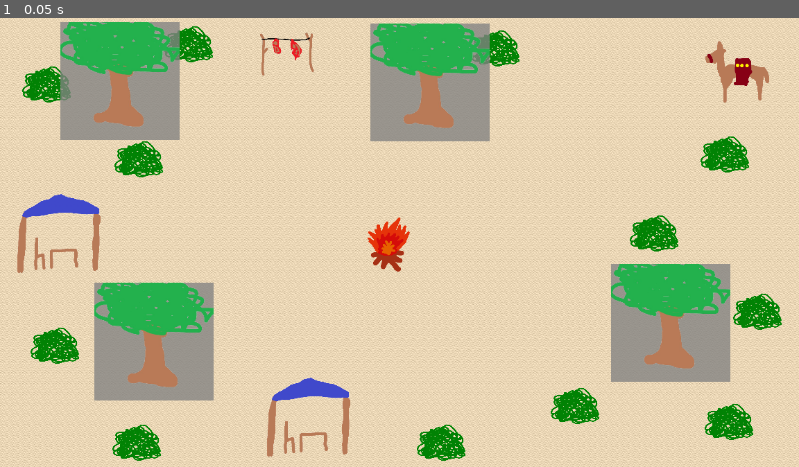
Above: before the commit, frame 1.
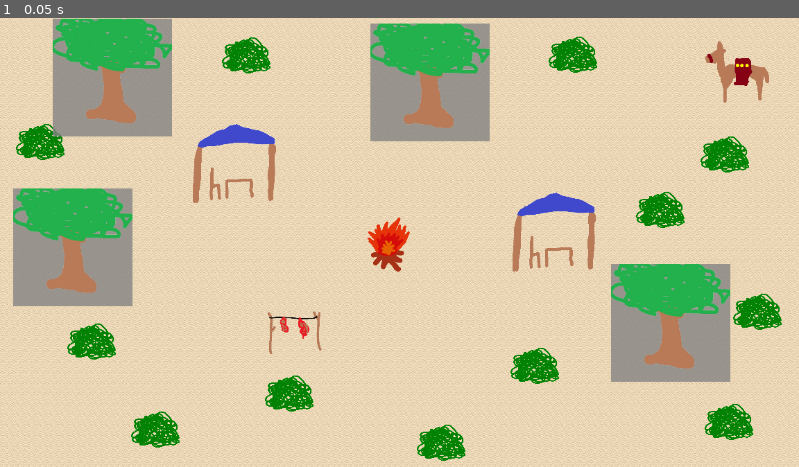
Above: after the commit, the same moment.

Repository: LBranco27/caminhos_de_maria_bonita
Game: Godot game, scene res://scenes/main/camp/acampamento.tscn
The game is run twice, just before and just after one commit, with the same random seed, the same clock (stepped at 60 frames per second) and the same inputs. Before the commit the project starts from res://scenes/game/acampamento.tscn.
Inputs:
- Up to frame 1 (0.05 s): no input

The runs differ from the first frame. In frame 1, 16% of the frame differs, in the area x 1-86%, y 0-99%.

Commit message:
Mudando a disposição e endereço
Endereço da cena foi alterado assim como a disposição dos objetos no cenário.

Diff:
--- a/scenes/game/acampamento.tscn
+++ b/scenes/main/camp/acampamento.tscn
@@ -2577,115 +2577,101 @@
 
 [node name="Moita" type="Sprite2D" parent="Objetos/Moitas" unique_id=1567003078]
 modulate = Color(6.208867e-06, 0.73939544, 0.045022838, 1)
-position = Vector2(80, 471.00003)
+position = Vector2(133, 465.00003)
 scale = Vector2(0.1209502, 0.09848816)
-texture = ExtResource("3_8og13")
+texture = ExtResource("3_q0j8p")
 
 [node name="Moita2" type="Sprite2D" parent="Objetos/Moitas" unique_id=507101412]
 modulate = Color(6.208867e-06, 0.73939544, 0.045022838, 1)
-position = Vector2(197.99998, 611)
+position = Vector2(224.99998, 592.00006)
 scale = Vector2(0.1209502, 0.09848816)
-texture = ExtResource("3_8og13")
+texture = ExtResource("3_q0j8p")
 
 [node name="Moita3" type="Sprite2D" parent="Objetos/Moitas" unique_id=834967036]
 modulate = Color(6.208867e-06, 0.73939544, 0.045022838, 1)
-position = Vector2(68, 94.00001)
+position = Vector2(59, 177)
 scale = Vector2(0.1209502, 0.09848816)
-texture = ExtResource("3_8og13")
+texture = ExtResource("3_q0j8p")
 
 [node name="Moita4" type="Sprite2D" parent="Objetos/Moitas" unique_id=1125090515]
 modulate = Color(6.208867e-06, 0.73939544, 0.045022838, 1)
-position = Vector2(273, 36.00003)
+position = Vector2(355.99997, 52)
 scale = Vector2(0.1209502, 0.09848816)
-texture = ExtResource("3_8og13")
+texture = ExtResource("3_q0j8p")
 
 [node name="Moita5" type="Sprite2D" parent="Objetos/Moitas" unique_id=1017806896]
 modulate = Color(6.208867e-06, 0.73939544, 0.045022838, 1)
-position = Vector2(200.99998, 202.00002)
+position = Vector2(418, 540)
 scale = Vector2(0.1209502, 0.09848816)
-texture = ExtResource("3_8og13")
+texture = ExtResource("3_q0j8p")
 
 [node name="Moita6" type="Sprite2D" parent="Objetos/Moitas" unique_id=516698325]
 modulate = Color(6.208867e-06, 0.73939544, 0.045022838, 1)
-position = Vector2(829.99994, 558)
+position = Vector2(771.99994, 500)
 scale = Vector2(0.1209502, 0.09848816)
-texture = ExtResource("3_8og13")
+texture = ExtResource("3_q0j8p")
 
 [node name="Moita7" type="Sprite2D" parent="Objetos/Moitas" unique_id=1746744234]
 modulate = Color(6.208867e-06, 0.73939544, 0.045022838, 1)
 position = Vector2(1093, 422.00003)
 scale = Vector2(0.1209502, 0.09848816)
-texture = ExtResource("3_8og13")
+texture = ExtResource("3_q0j8p")
 
 [node name="Moita8" type="Sprite2D" parent="Objetos/Moitas" unique_id=1948132053]
 modulate = Color(6.208867e-06, 0.73939544, 0.045022838, 1)
-position = Vector2(715, 42)
+position = Vector2(827, 51.000004)
 scale = Vector2(0.1209502, 0.09848816)
-texture = ExtResource("3_8og13")
+texture = ExtResource("3_q0j8p")
 
 [node name="Moita9" type="Sprite2D" parent="Objetos/Moitas" unique_id=820344957]
 modulate = Color(6.208867e-06, 0.73939544, 0.045022838, 1)
 position = Vector2(1052, 581)
 scale = Vector2(0.1209502, 0.09848816)
-texture = ExtResource("3_8og13")
+texture = ExtResource("3_q0j8p")
 
 [node name="Moita10" type="Sprite2D" parent="Objetos/Moitas" unique_id=1374021713]
 modulate = Color(6.208867e-06, 0.73939544, 0.045022838, 1)
-position = Vector2(944, 309)
+position = Vector2(952.99994, 275)
 scale = Vector2(0.1209502, 0.09848816)
-texture = ExtResource("3_8og13")
+texture = ExtResource("3_q0j8p")
 
 [node name="Moita11" type="Sprite2D" parent="Objetos/Moitas" unique_id=546860683]
 modulate = Color(6.208867e-06, 0.73939544, 0.045022838, 1)
 position = Vector2(1046, 195)
 scale = Vector2(0.1209502, 0.09848816)
-texture = ExtResource("3_8og13")
+texture = ExtResource("3_q0j8p")
 
 [node name="Moita12" type="Sprite2D" parent="Objetos/Moitas" unique_id=593917072]
 modulate = Color(6.208867e-06, 0.73939544, 0.045022838, 1)
 position = Vector2(637, 611)
 scale = Vector2(0.1209502, 0.09848816)
-texture = ExtResource("3_8og13")
+texture = ExtResource("3_q0j8p")
 
 [node name="Cabanas" type="Node2D" parent="Objetos" unique_id=1856103557]
 
 [node name="Cabana" type="StaticBody2D" parent="Objetos/Cabanas" unique_id=1633284698]
-position = Vector2(438, 587)
+position = Vector2(792, 320)
 metadata/_edit_group_ = true
 
 [node name="Sprite2D" type="Sprite2D" parent="Objetos/Cabanas/Cabana" unique_id=1697113435]
 position = Vector2(3.000002, -3.9999924)
 scale = Vector2(0.22727795, 0.22376543)
-texture = ExtResource("4_mu5v1")
+texture = ExtResource("4_e2i7t")
 
 [node name="CollisionShape2D" type="CollisionShape2D" parent="Objetos/Cabanas/Cabana" unique_id=1873787827]
 position = Vector2(8, -12)
 shape = SubResource("RectangleShape2D_6tsnh")
 
-[node name="Cabana2" type="StaticBody2D" parent="Objetos/Cabanas" unique_id=156611881]
-visible = false
-position = Vector2(1050, 582)
+[node name="Cabana2" type="StaticBody2D" parent="Objetos/Cabanas" unique_id=303122041]
+position = Vector2(331, 221)
 metadata/_edit_group_ = true
 
-[node name="Sprite2D" type="Sprite2D" parent="Objetos/Cabanas/Cabana2" unique_id=1750783257]
+[node name="Sprite2D" type="Sprite2D" parent="Objetos/Cabanas/Cabana2" unique_id=2023894735]
 position = Vector2(3.000002, -3.9999924)
 scale = Vector2(0.22727795, 0.22376543)
-texture = ExtResource("4_mu5v1")
-
-[node name="CollisionShape2D" type="CollisionShape2D" parent="Objetos/Cabanas/Cabana2" unique_id=1441295525]
-position = Vector2(7, -13)
-shape = SubResource("RectangleShape2D_6tsnh")
-
-[node name="Cabana3" type="StaticBody2D" parent="Objetos/Cabanas" unique_id=303122041]
-position = Vector2(78, 322)
-metadata/_edit_group_ = true
-
-[node name="Sprite2D" type="Sprite2D" parent="Objetos/Cabanas/Cabana3" unique_id=2023894735]
-position = Vector2(3.000002, -3.9999924)
-scale = Vector2(0.22727795, 0.22376543)
-texture = ExtResource("4_mu5v1")
-
-[node name="CollisionShape2D" type="CollisionShape2D" parent="Objetos/Cabanas/Cabana3" unique_id=175275349]
+texture = ExtResource("4_e2i7t")
+
+[node name="CollisionShape2D" type="CollisionShape2D" parent="Objetos/Cabanas/Cabana2" unique_id=175275349]
 position = Vector2(7, -10)
 shape = SubResource("RectangleShape2D_6tsnh")
 
@@ -2696,14 +2682,14 @@
 [node name="Sprite2D" type="Sprite2D" parent="Objetos/Cavalo" unique_id=788373939]
 position = Vector2(20, -5)
 scale = Vector2(0.2361111, 0.2361111)
-texture = ExtResource("5_06u68")
+texture = ExtResource("5_8iutl")
 
 [node name="CollisionShape2D" type="CollisionShape2D" parent="Objetos/Cavalo" unique_id=249897818]
 position = Vector2(15, -3)
 shape = SubResource("RectangleShape2D_q0vrd")
 
 [node name="Carne" type="StaticBody2D" parent="Objetos" unique_id=1250259792]
-position = Vector2(415, 52)
+position = Vector2(426, 454)
 metadata/_edit_group_ = true
 
 [node name="CollisionShape2D" type="CollisionShape2D" parent="Objetos/Carne" unique_id=2016313834]
@@ -2733,31 +2719,31 @@
 
 [node name="Sprite2D" type="Sprite2D" parent="Objetos/Arvore2" unique_id=259130013]
 scale = Vector2(0.34242424, 0.34242424)
-texture = ExtResource("7_6tsnh")
+texture = ExtResource("7_1avdw")
 
 [node name="CollisionShape2D" type="CollisionShape2D" parent="Objetos/Arvore2" unique_id=866208468]
 position = Vector2(1, -11)
 shape = SubResource("CapsuleShape2D_q0vrd")
 
 [node name="Arvore3" type="StaticBody2D" parent="Objetos" unique_id=1552447677]
-position = Vector2(222, 466)
+position = Vector2(105, 330)
 metadata/_edit_group_ = true
 
 [node name="Sprite2D" type="Sprite2D" parent="Objetos/Arvore3" unique_id=515041048]
 scale = Vector2(0.34242424, 0.34242424)
-texture = ExtResource("7_6tsnh")
+texture = ExtResource("7_1avdw")
 
 [node name="CollisionShape2D" type="CollisionShape2D" parent="Objetos/Arvore3" unique_id=1645496004]
 position = Vector2(1, -11)
 shape = SubResource("CapsuleShape2D_q0vrd")
 
 [node name="Arvore4" type="StaticBody2D" parent="Objetos" unique_id=1358923655]
-position = Vector2(173, 90)
+position = Vector2(162, 85)
 metadata/_edit_group_ = true
 
 [node name="Sprite2D" type="Sprite2D" parent="Objetos/Arvore4" unique_id=1415687503]
 scale = Vector2(0.34242424, 0.34242424)
-texture = ExtResource("7_6tsnh")
+texture = ExtResource("7_1avdw")
 
 [node name="CollisionShape2D" type="CollisionShape2D" parent="Objetos/Arvore4" unique_id=1132171186]
 position = Vector2(1, -11)
Not shown: 4 places in scenes/main/camp/acampamento.tscn that only renumber resources
